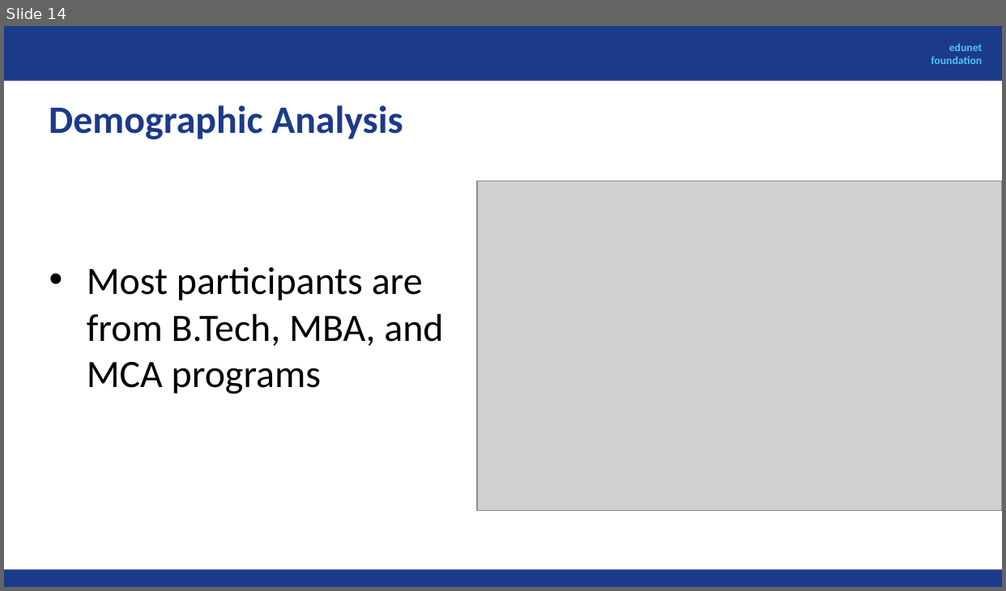
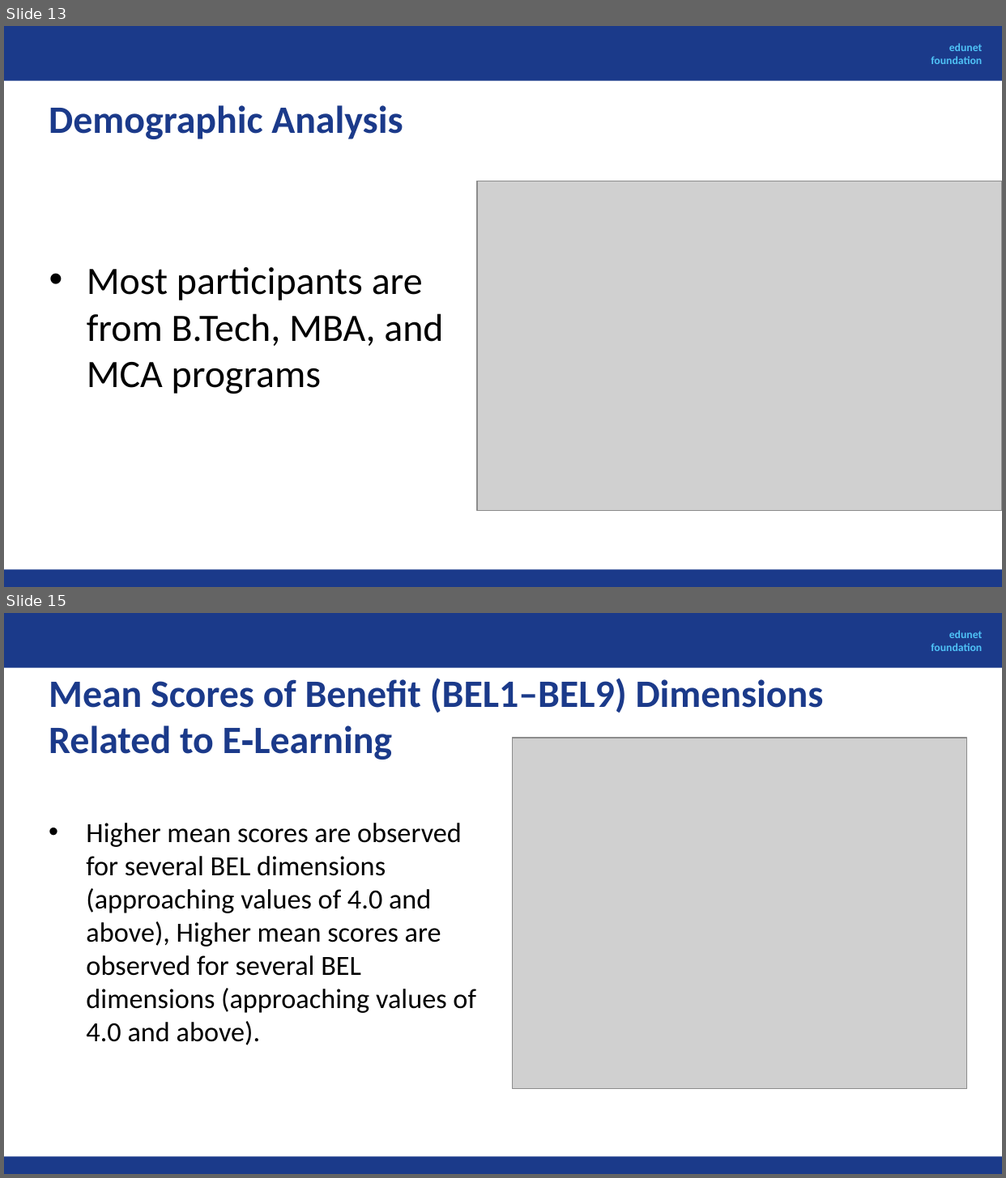
Before and after one commit to preetisingh-crypto/My_Project, a slide deck: AI Fellowship Project on E learning.pptx. Shown one above the other, each under a label of ours: slide 14 before the commit, slides 13 and 15 after it; the slides between them are not shown. The pictures are 1006x591 and 1006x1178 pixels, drawn with LibreOffice and Linux fonts; fonts in the diff are those of the drawing; grey boxes stand for pictures. Boxes give left, top, right and bottom in pixels: in the first picture for what was removed or moved away, otherwise in the second. Text is boxed around its words. In the diff, an @@ line names an element or a change of style, - is before the commit and + after.

```diff
--- a/AI Fellowship Project on E learning.pptx
+++ b/AI Fellowship Project on E learning.pptx
@@ slide 15 added at [4,613,1002,1174], background #FFFFFF @@
@@ rectangle added at [4,613,1002,668], fill #1B3A8A @@
@@ text added at [931,630,982,651], 8 pt, text #4FC3F7, bold @@
+edunet
+foundation
@@ text added at [49,678,824,760], 28 pt, text #1B3A8A, bold @@
+Mean Scores of Benefit (BEL1–BEL9) Dimensions Related to E‑Learning
@@ picture added at [512,738,967,1089] @@
@@ text added at [86,823,476,1046], 20 pt, text #000000 @@
+• Higher mean scores are observed for several BEL dimensions (approaching values of 4.0 and above), Higher mean scores are observed for several BEL dimensions (approaching values of 4.0 and above).
@@ rectangle added at [4,1157,1002,1174], fill #1B3A8A @@
@@ what was slide 14 is now slide 13 @@
```
Also in this commit, not shown: 5 slides changed, 1 other slide added, 2 slides removed.
